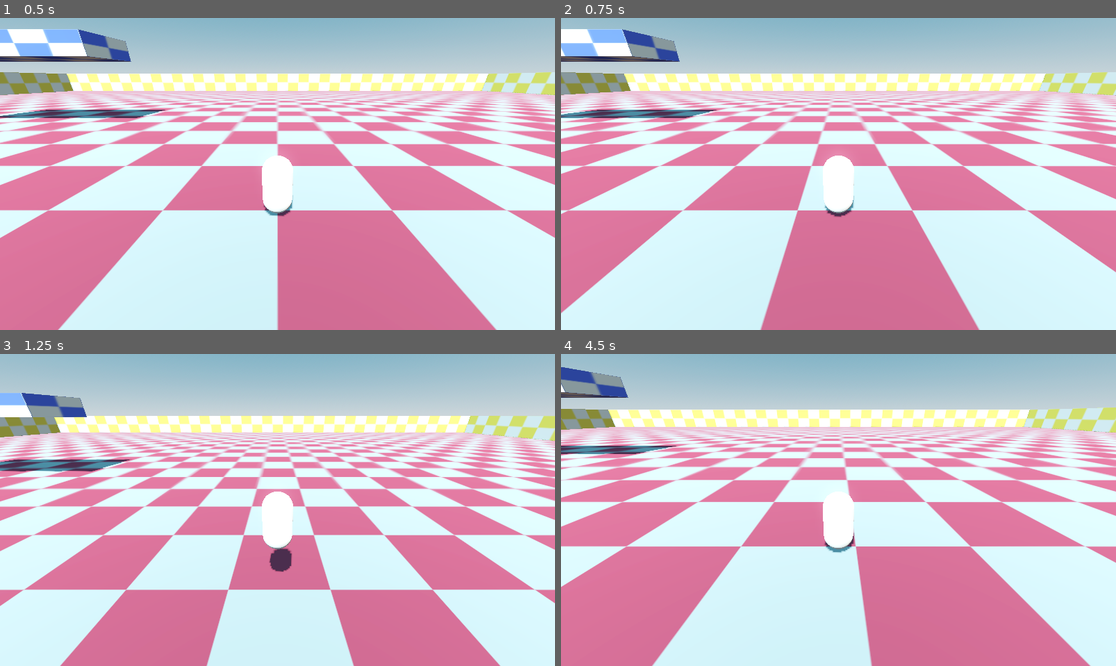
Above: before the commit, frames 1-4 (two rows, left to right).
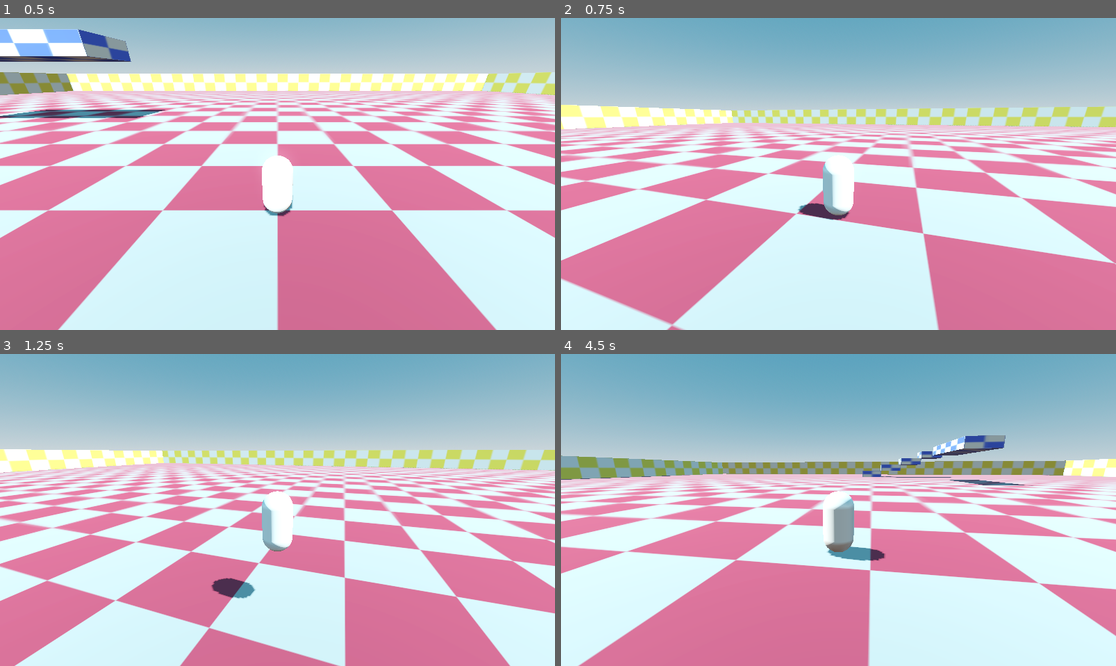
Above: after the commit, the same moments.

Repository: Mettle0/Treasure_Hunter
Game: Godot game, scene res://level.tscn
Two runs of this game, one before a commit and one after it. Both use one fixed random seed, a clock stepped at 60 frames per second and the inputs below.
Inputs (mouse positions are in pixels of both pictures, inside the frame that each line leads up to):
- Up to frame 1 (0.5 s): no input
- Up to frame 2 (0.75 s): tap Enter at 0.5 s; move the mouse to (960, 158) at 0.52 s; press the mouse at (960, 158) at 0.53 s; hold D (right) from 0.53 s (still down)
- Up to frame 3 (1.25 s): keep holding D (right); tap Space (jump) at 0.77 s
- Up to frame 4 (4.5 s): move the mouse to (727, 525) at 1.27 s; release D (right) at 1.28 s; release the mouse at (727, 525) at 1.28 s; hold S (backward) 1.28-2.03 s; click (727, 525) at 1.35 s; tap Space (jump) at 1.52, 3.02, 3.77 s; move the mouse to (894, 441) at 2.02 s; press the mouse at (894, 441) at 2.03 s; hold D (right) 2.03-2.78 s; move the mouse to (810, 572) at 2.77 s; release the mouse at (810, 572) at 2.78 s; hold W (forward) 2.78-3.53 s; click (810, 572) at 2.85 s; move the mouse to (1005, 556) at 3.52 s; press the mouse at (1005, 556) at 3.53 s; hold A (left) from 3.53 s (still down); tap Escape (ui_cancel) at 4.15 s; move the mouse to (672, 463) at 4.27 s; release the mouse at (672, 463) at 4.28 s; click (672, 463) at 4.35 s

Frame 1 is identical in both runs. In frame 2, 77% of the frame differs, in the area x 0-100%, y 0-100%; in frame 3, 69%; in frame 4, 82%.

Commit message:
Updated Camera
-Mouse controls camera
-Implemented capture and release of mouse cursor

Diff:
--- a/project.godot
+++ b/project.godot
@@ -72,3 +72,8 @@
 "events": [Object(InputEventJoypadMotion,"resource_local_to_scene":false,"resource_name":"","device":-1,"axis":5,"axis_value":1.0,"script":null)
 ]
 }
+"left click"={
+"deadzone": 0.2,
+"events": [Object(InputEventMouseButton,"resource_local_to_scene":false,"resource_name":"","device":-1,"window_id":0,"alt_pressed":false,"shift_pressed":false,"ctrl_pressed":false,"meta_pressed":false,"button_mask":0,"position":Vector2(0, 0),"global_position":Vector2(0, 0),"factor":1.0,"button_index":1,"canceled":false,"pressed":false,"double_click":false,"script":null)
+]
+}
--- a/scenes/entities/player/camera_controller.gd
+++ b/scenes/entities/player/camera_controller.gd
@@ -6,16 +6,27 @@
 @export var vertical_acceleration := 2.0
 @export var mouse_accesleration := 0.005
 
+func _ready() -> void:
+	Input.mouse_mode = Input.MOUSE_MODE_CAPTURED
+
 func _process(delta: float) -> void:
 	var joy_dir = Input.get_vector("pan_left","pan_right","pan_up","pan_down")
 	rotate_from_vector(joy_dir * delta * Vector2(horizontal_acceleration, vertical_acceleration))
 
-#func _input(event: InputEvent) -> void:
-	#if event is InputEventMouseMotion:
-		#rotate_from_vector(event.relative * mouse_accesleration)
+func _input(event: InputEvent) -> void:
+	capture_mouse(event)
+	if event is InputEventMouseMotion:
+		rotate_from_vector(event.relative * mouse_accesleration)
 
 func rotate_from_vector(v: Vector2):
 	if v.length() == 0: return
 	rotation.y -= v.x
 	rotation.x -= v.y
 	rotation.x = clamp(rotation.x, min_limit_x, max_limit_x)
+
+func capture_mouse(event) -> void:
+	if event.is_action_pressed("ui_cancel"):
+		Input.mouse_mode = Input.MOUSE_MODE_VISIBLE
+	if event.is_action_pressed("left click"):
+		if Input.mouse_mode == Input.MOUSE_MODE_VISIBLE:
+			Input.mouse_mode = Input.MOUSE_MODE_CAPTURED
